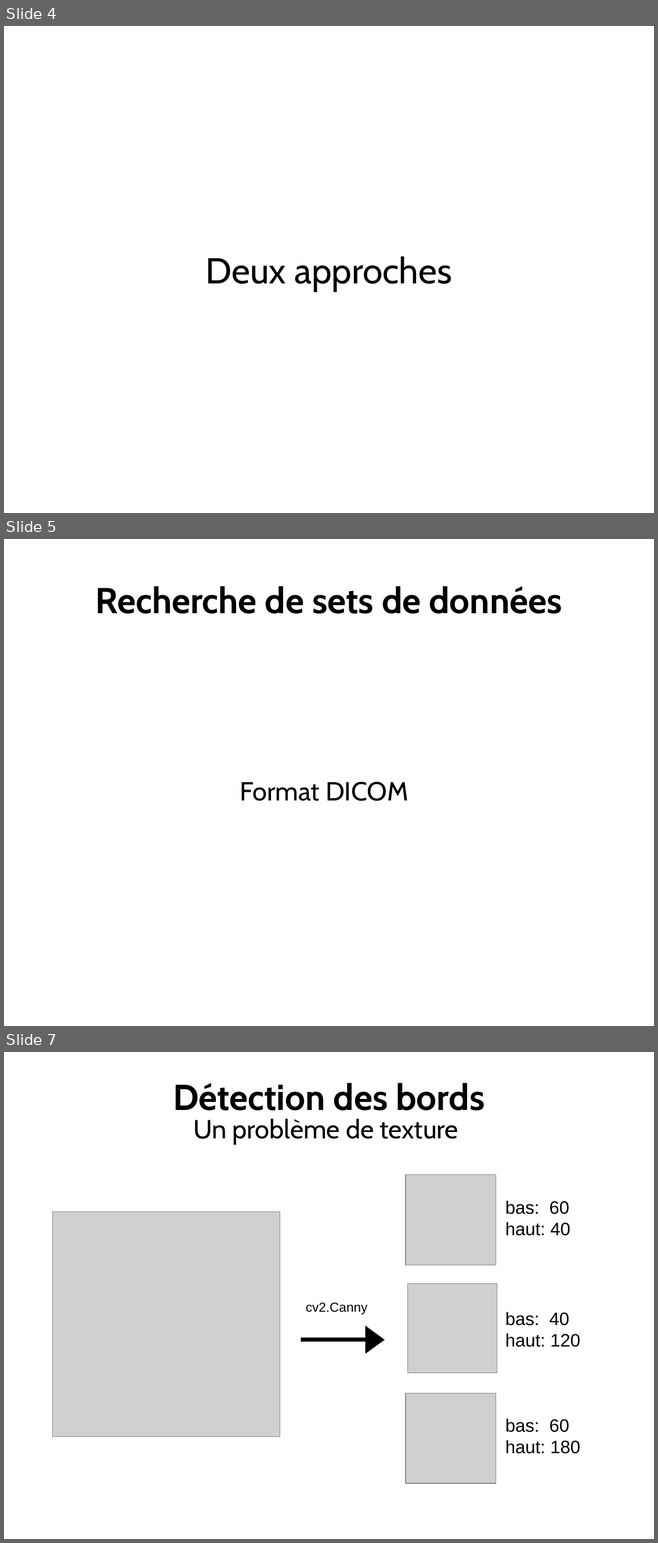
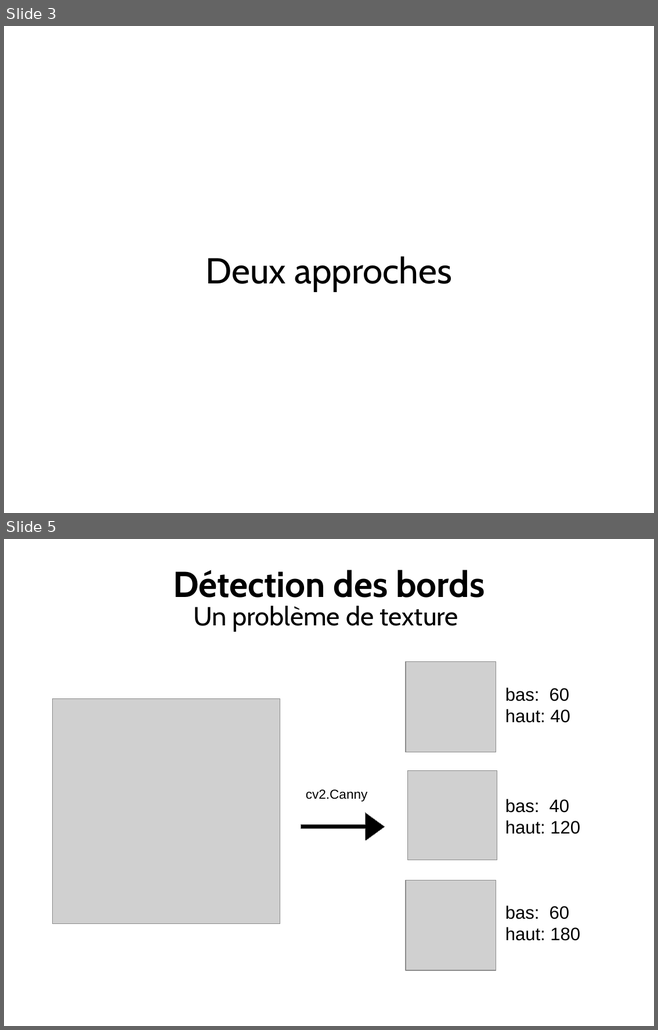
Before and after one commit to ewen-lbh/bone-fracture-detection, a slide deck: slides/mpsi/slides.odp. Shown one above the other, each under a label of ours: slides 4, 5 and 7 before the commit, slides 3 and 5 after it; the slides between them are not shown. The pictures are 658x1543 and 658x1030 pixels, drawn with LibreOffice and Linux fonts; fonts in the diff are those of the drawing; grey boxes stand for pictures; background and template pictures are left out. Boxes give left, top, right and bottom in pixels: in the first picture for what was removed or moved away, otherwise in the second. Text is boxed around its words. In the diff, an @@ line names an element or a change of style, - is before the commit and + after.

Commit message:
slides: remove some useless, fix dicom vs normal

```diff
--- a/slides/mpsi/slides.odp
+++ b/slides/mpsi/slides.odp
@@ slide 5 removed at <box>4,539,654,1026</box>, background #FFFFFF @@
@@ title removed at <box>96,586,561,614</box> @@
-Recherche de sets de données
@@ text removed at <box>240,781,408,801</box> @@
-Format DICOM
@@ what was slide 4 is now slide 3 @@
@@ what was slide 7 is now slide 5 @@
```
Also in this commit, not shown: 1 slide changed, 1 other slide removed, 2 other files.
